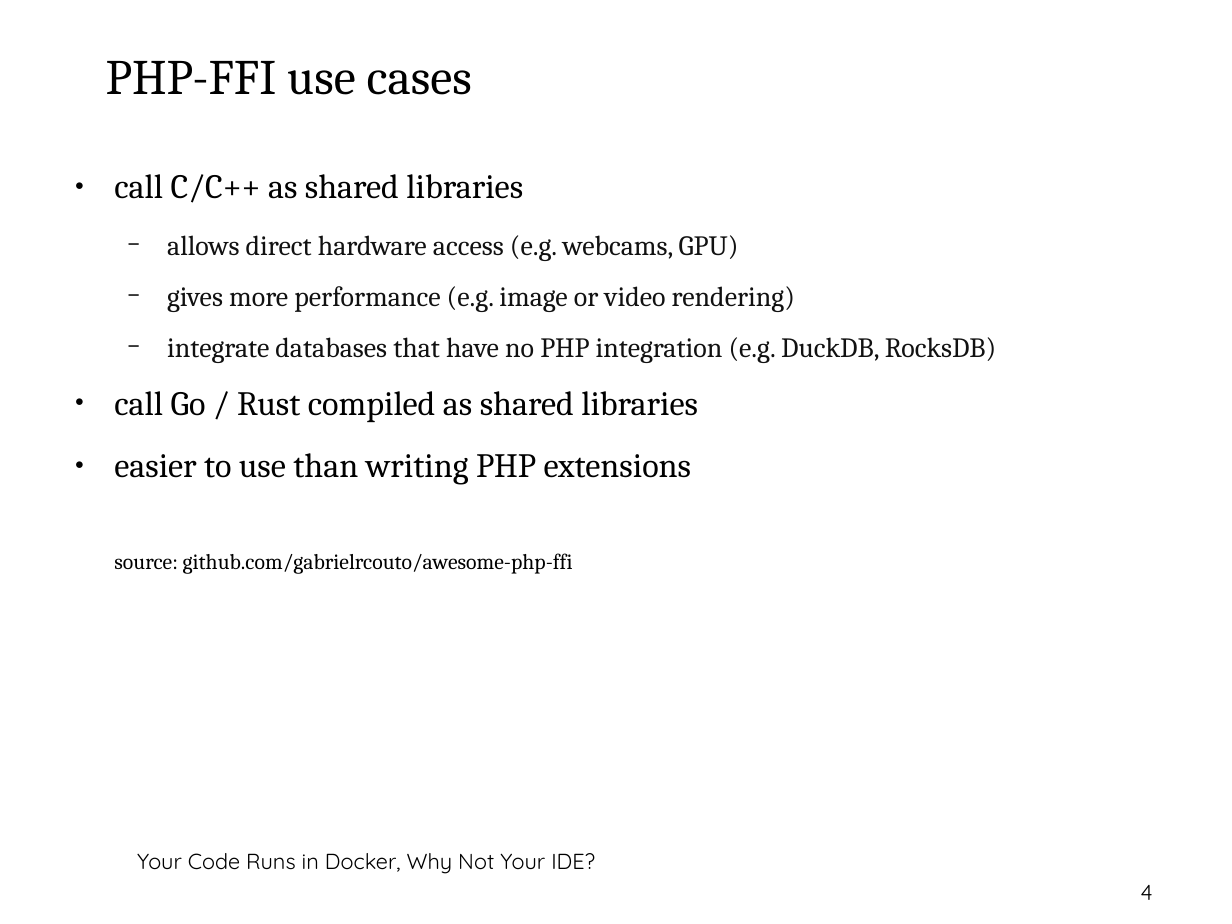
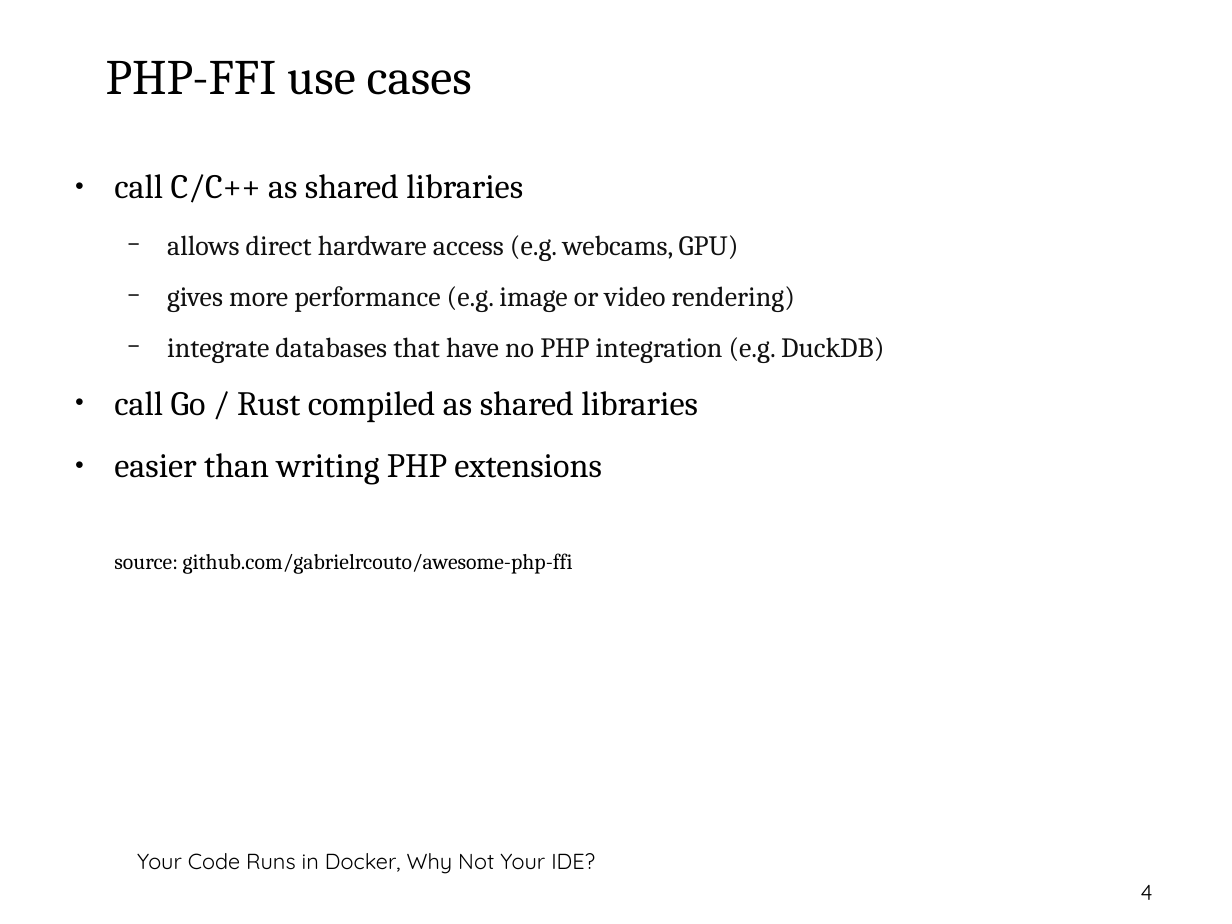
Before and after one commit to thbley/php-go-integration, a slide deck: slide 4 of getting_started_with_php_ffi.odp. Drawn at 1232x924 pixels with LibreOffice and Linux fonts; fonts in the diff are those of the drawing; background and template pictures are left out. Boxes give left, top, right and bottom in pixels: in the first picture for what was removed or moved away, otherwise in the second. Text is boxed around its words. In the diff, an @@ line names an element or a change of style, - is before the commit and + after.

Commit message:
updated slides

```diff
--- a/getting_started_with_php_ffi.odp
+++ b/getting_started_with_php_ffi.odp
@@ text at (167,337,884,363): text changed @@
-  − integrate databases that have no PHP integration (e.g. DuckDB, RocksDB)
+  − integrate databases that have no PHP integration (e.g. DuckDB)
@@ text at (114,453,601,485): text changed @@
-● easier to use than writing PHP extensions
+● easier than writing PHP extensions
```
Also in this commit, not shown: 1 other slide changed, 1 other file.
